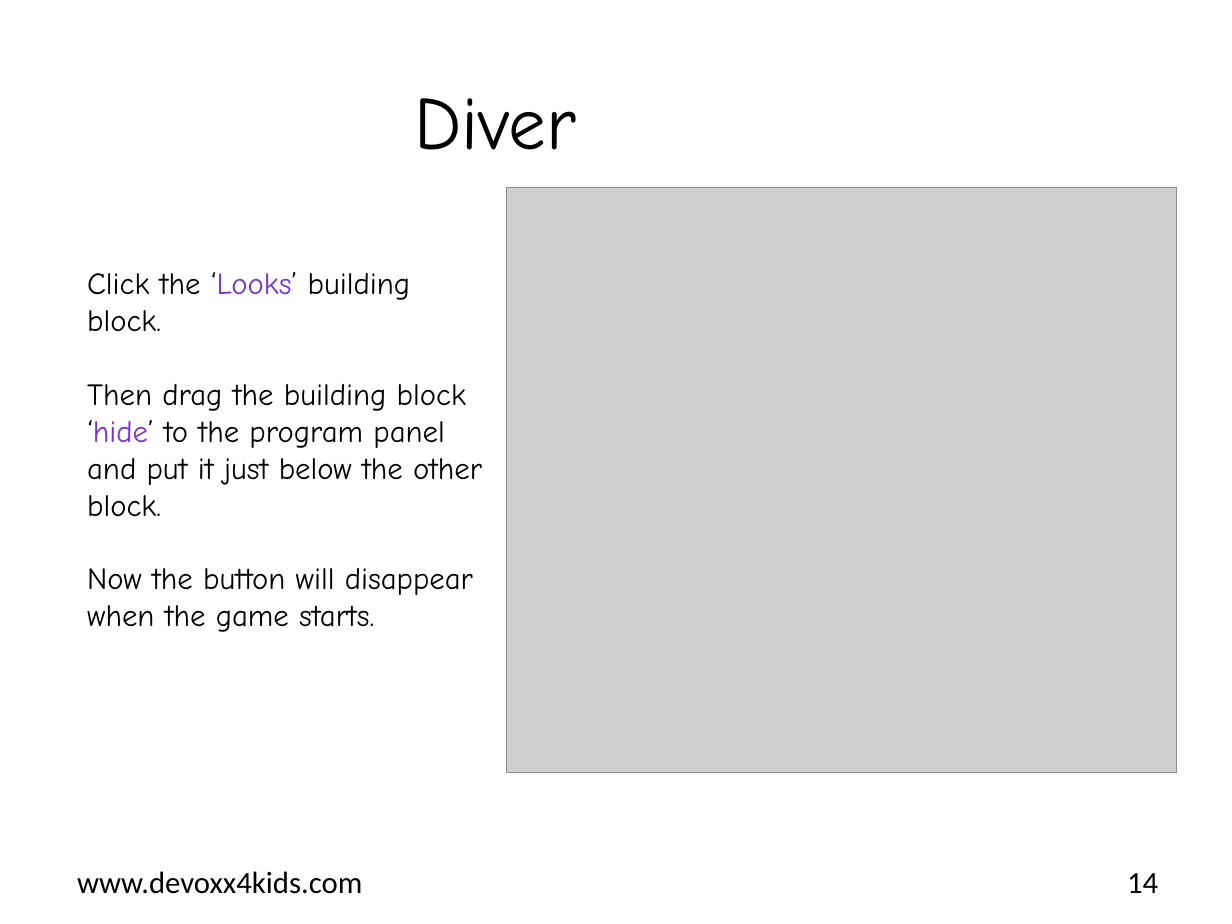
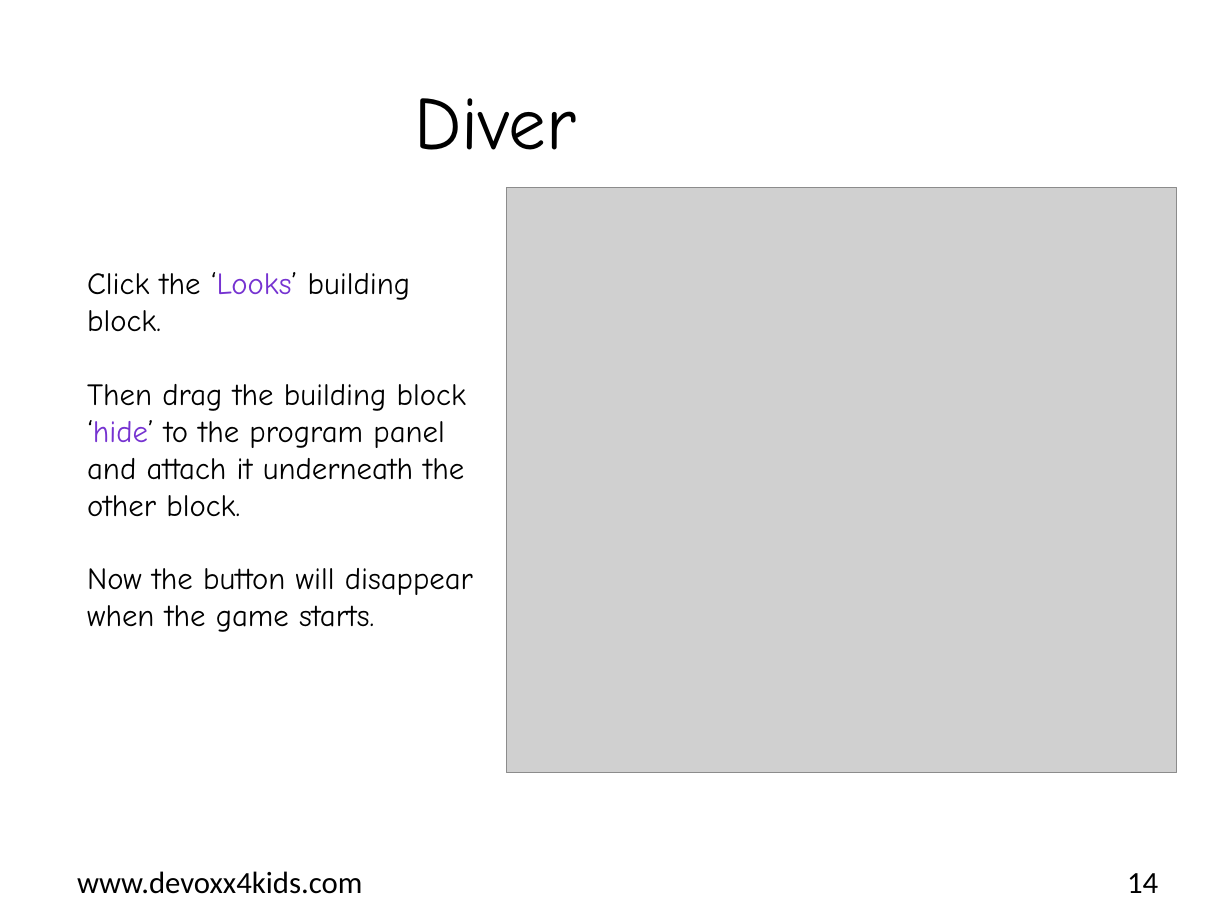
Before and after one commit to bertjan/jpoint-devoxx4kids, a slide deck: slide 14 of scratch-leapmotion/instructions/en/Assignment_Diver.pptx. Drawn at 1232x924 pixels with LibreOffice and Linux fonts; fonts in the diff are those of the drawing; grey boxes stand for pictures; background and template pictures are left out. Boxes give left, top, right and bottom in pixels: in the first picture for what was removed or moved away, otherwise in the second. Text is boxed around its words. In the diff, an @@ line names an element or a change of style, - is before the commit and + after.

```diff
--- a/scratch-leapmotion/instructions/en/Assignment_Diver.pptx
+++ b/scratch-leapmotion/instructions/en/Assignment_Diver.pptx
@@ text at bbox=[87, 384, 466, 516]: text changed @@
-Then drag the building block ‘hide’ to the program panel and put it just below the other block.
+Then drag the building block ‘hide’ to the program panel and attach it underneath the other block.
```
Also in this commit, not shown: 17 other slides changed, 1 other file.
